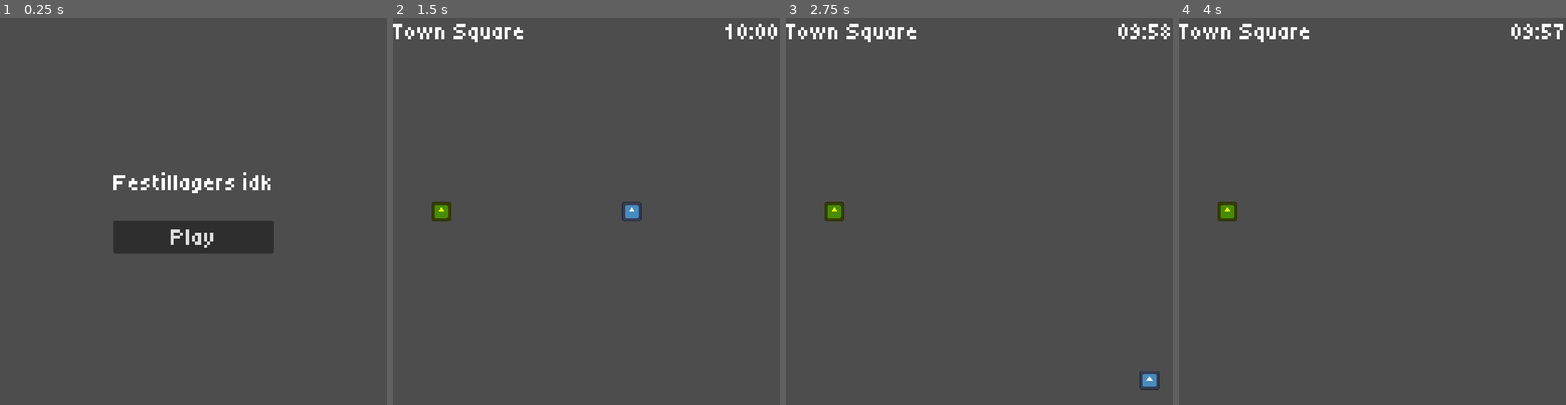
Above: before the commit, frames 1-4 (left to right).
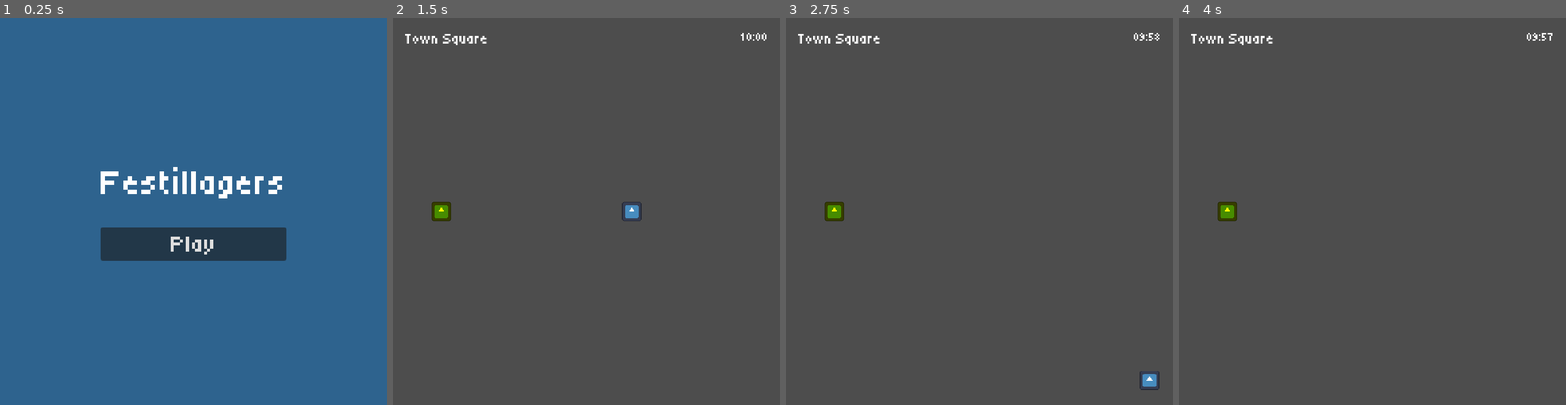
Above: after the commit, the same moments.

Repository: DieserMastro/GMTK-GameJam
Game: Godot game, scene res://core/main/main.tscn
Same seed, same stepped clock (60 frames per second), same inputs: the game is played once before the commit and once after it. The engine's default icon, where the game draws it, is replaced by a stand-in: a white triangle on a blue panel in a dark square.
Inputs:
- Up to frame 1 (0.25 s): no input
- Up to frame 2 (1.5 s): click "Play" at 0.5 s; tap Enter at 1.25 s; hold D (right) from 1.28 s (still down); hold E (interact) from 1.28 s (still down)
- Up to frame 3 (2.75 s): release D (right) at 2.03 s; release E (interact) at 2.03 s; hold S (down) from 2.03 s (still down); tap Shift (run) at 2.1 s
- Up to frame 4 (4 s): release S (down) at 2.78 s; hold D (right) 2.78-3.53 s; tap I at 2.85 s; tap Space at 3.5 s; hold W (up) from 3.53 s (still down); tap E (interact) at 3.6 s

The runs differ from the first frame. In frame 1, 100% of the frame differs, in the area x 0-100%, y 0-100%; in frame 2, 0.8%; in frame 3, 0.9%; in frame 4, 0.9%.

Commit message:
fix: some hud logic

Diff:
--- a/gmtk-game-jam/common/ui/fade_transition/fade_transition.tscn
+++ b/gmtk-game-jam/common/ui/fade_transition/fade_transition.tscn
@@ -3,6 +3,7 @@
 [ext_resource type="Script" uid="uid://r5i522rq1kch" path="res://common/ui/fade_transition/fade_transition.gd" id="1_ef0a5"]
 
 [node name="FadeTransition" type="CanvasLayer" unique_id=988272189]
+layer = 2
 visible = false
 script = ExtResource("1_ef0a5")
 
--- a/gmtk-game-jam/common/ui/huds/town_square_hud.gd
+++ b/gmtk-game-jam/common/ui/huds/hud.gd
@@ -1,6 +1,9 @@
 extends CanvasLayer
 
-@onready var time_left_label: Label = $TimeLeftLabel
+@export var title := "Town Square"
+
+@onready var time_left_label: Label = $MarginContainer/TimeLeftLabel
+@onready var title_label: Label = $MarginContainer/TitleLabel
 
 
 func _init() -> void:
@@ -9,6 +12,7 @@
 
 func _ready() -> void:
 	_on_time_left_changed(GameManager.time_left)
+	title_label.text = title
 
 
 func _on_time_left_changed(time_left: int) -> void:
--- /dev/null
+++ b/gmtk-game-jam/common/ui/huds/hud.tscn
@@ -0,0 +1,27 @@
+[gd_scene format=3 uid="uid://dfy467pphqbvf"]
+
+[ext_resource type="Script" uid="uid://cni7ngvbekblt" path="res://common/ui/huds/hud.gd" id="1_2s4u0"]
+
+[node name="HUD" type="CanvasLayer" unique_id=1935746708]
+script = ExtResource("1_2s4u0")
+
+[node name="MarginContainer" type="MarginContainer" parent="." unique_id=1864772103]
+anchors_preset = 15
+anchor_right = 1.0
+anchor_bottom = 1.0
+grow_horizontal = 2
+grow_vertical = 2
+
+[node name="TimeLeftLabel" type="Label" parent="MarginContainer" unique_id=168906198]
+layout_mode = 2
+size_flags_horizontal = 8
+size_flags_vertical = 0
+theme_type_variation = &"TimerLabel"
+text = "00:00"
+
+[node name="TitleLabel" type="Label" parent="MarginContainer" unique_id=1733014648]
+layout_mode = 2
+size_flags_horizontal = 0
+size_flags_vertical = 0
+theme_type_variation = &"HeaderMedium"
+text = "Town Square"
--- a/gmtk-game-jam/common/ui/huds/town_square_hud.tscn
+++ /dev/null
@@ -1,16 +0,0 @@
-[gd_scene format=3 uid="uid://dfy467pphqbvf"]
-
-[ext_resource type="Script" uid="uid://cni7ngvbekblt" path="res://common/ui/huds/town_square_hud.gd" id="1_2s4u0"]
-
-[node name="TownSquareHUD" type="CanvasLayer" unique_id=1935746708]
-script = ExtResource("1_2s4u0")
-
-[node name="TimeLeftLabel" type="Label" parent="." unique_id=168906198]
-anchors_preset = 5
-anchor_left = 0.5
-anchor_right = 0.5
-offset_left = 184.0
-offset_right = 256.0
-offset_bottom = 36.0
-grow_horizontal = 2
-text = "00:00"
--- a/gmtk-game-jam/common/ui/theme/main_theme.tres
+++ b/gmtk-game-jam/common/ui/theme/main_theme.tres
@@ -2,4 +2,12 @@
 
 [resource]
 default_font_size = 32
-HeaderLarge/font_sizes/font_size = 28
+HeaderLarge/font_sizes/font_size = 48
+HeaderMedium/base_type = &"Label"
+HeaderMedium/font_sizes/font_size = 20
+MarginContainer/constants/margin_bottom = 16
+MarginContainer/constants/margin_left = 16
+MarginContainer/constants/margin_right = 16
+MarginContainer/constants/margin_top = 16
+TimerLabel/base_type = &"Label"
+TimerLabel/font_sizes/font_size = 16
--- a/gmtk-game-jam/game/mini_games/mini_game.tscn
+++ b/gmtk-game-jam/game/mini_games/mini_game.tscn
@@ -2,27 +2,14 @@
 
 [ext_resource type="PackedScene" uid="uid://b0vosv16q7rm7" path="res://game/game.tscn" id="1_hd5nu"]
 [ext_resource type="Script" uid="uid://nhjssway1ymd" path="res://game/mini_games/mini_game.gd" id="2_70amm"]
-[ext_resource type="PackedScene" uid="uid://dfy467pphqbvf" path="res://common/ui/huds/town_square_hud.tscn" id="3_5womt"]
+[ext_resource type="PackedScene" uid="uid://dfy467pphqbvf" path="res://common/ui/huds/hud.tscn" id="3_5womt"]
 [ext_resource type="PackedScene" uid="uid://ch2bvudr6iaf6" path="res://scenes/characters/player/player.tscn" id="4_db6aq"]
 
 [node name="MiniGame" unique_id=431908219 instance=ExtResource("1_hd5nu")]
 script = ExtResource("2_70amm")
 
-[node name="TownSquareHUD" parent="." index="1" unique_id=1935746708 instance=ExtResource("3_5womt")]
+[node name="HUD" parent="." index="1" unique_id=1935746708 instance=ExtResource("3_5womt")]
+title = "Mini Game"
 
-[node name="Label" type="Label" parent="." index="2" unique_id=1724885228]
-anchors_preset = 8
-anchor_left = 0.5
-anchor_top = 0.5
-anchor_right = 0.5
-anchor_bottom = 0.5
-offset_left = -256.0
-offset_top = -256.0
-offset_right = -120.0
-offset_bottom = -220.0
-grow_horizontal = 2
-grow_vertical = 2
-text = "Mini game"
-
-[node name="Player" parent="." index="3" unique_id=505119842 instance=ExtResource("4_db6aq")]
+[node name="Player" parent="." index="2" unique_id=505119842 instance=ExtResource("4_db6aq")]
 position = Vector2(249, 223)
--- a/gmtk-game-jam/game/town_square/town_square.tscn
+++ b/gmtk-game-jam/game/town_square/town_square.tscn
@@ -3,29 +3,15 @@
 [ext_resource type="PackedScene" uid="uid://b0vosv16q7rm7" path="res://game/game.tscn" id="1_g2j7n"]
 [ext_resource type="Script" uid="uid://b325yy04pb0p1" path="res://game/town_square/town_square.gd" id="2_4vpmu"]
 [ext_resource type="PackedScene" uid="uid://ch2bvudr6iaf6" path="res://scenes/characters/player/player.tscn" id="2_em1hl"]
-[ext_resource type="PackedScene" uid="uid://dfy467pphqbvf" path="res://common/ui/huds/town_square_hud.tscn" id="3_68aj7"]
+[ext_resource type="PackedScene" uid="uid://dfy467pphqbvf" path="res://common/ui/huds/hud.tscn" id="3_68aj7"]
 [ext_resource type="PackedScene" uid="uid://cpl4yqbh11u4p" path="res://scenes/characters/npc/npc.tscn" id="5_v3tlx"]
 
 [node name="TownSquare" unique_id=431908219 instance=ExtResource("1_g2j7n")]
 script = ExtResource("2_4vpmu")
 
-[node name="TownSquareHUD" parent="." index="1" unique_id=1935746708 instance=ExtResource("3_68aj7")]
+[node name="HUD" parent="." index="1" unique_id=1935746708 instance=ExtResource("3_68aj7")]
 
-[node name="Label" type="Label" parent="." index="2" unique_id=739712449]
-anchors_preset = 8
-anchor_left = 0.5
-anchor_top = 0.5
-anchor_right = 0.5
-anchor_bottom = 0.5
-offset_left = -256.0
-offset_top = -256.0
-offset_right = -56.0
-offset_bottom = -220.0
-grow_horizontal = 2
-grow_vertical = 2
-text = "Town Square"
-
-[node name="Characters" type="Node2D" parent="." index="3" unique_id=1453516371]
+[node name="Characters" type="Node2D" parent="." index="2" unique_id=1453516371]
 
 [node name="Player" parent="Characters" index="0" unique_id=505119842 instance=ExtResource("2_em1hl")]
 position = Vector2(256, 256)
--- a/gmtk-game-jam/scenes/menus/main_menu/main_menu.tscn
+++ b/gmtk-game-jam/scenes/menus/main_menu/main_menu.tscn
@@ -11,6 +11,15 @@
 grow_horizontal = 2
 grow_vertical = 2
 script = ExtResource("1_flk2s")
+
+[node name="ColorRect" type="ColorRect" parent="." unique_id=2093736484]
+layout_mode = 1
+anchors_preset = 15
+anchor_right = 1.0
+anchor_bottom = 1.0
+grow_horizontal = 2
+grow_vertical = 2
+color = Color(0, 0.5254902, 0.95686275, 0.39215687)
 
 [node name="VBoxContainer" type="VBoxContainer" parent="." unique_id=1538717278]
 layout_mode = 1
@@ -30,7 +39,8 @@
 [node name="Title" type="Label" parent="VBoxContainer" unique_id=940601011]
 layout_mode = 2
 theme = ExtResource("2_gm7d7")
-text = "Festillagers idk"
+theme_type_variation = &"HeaderLarge"
+text = "Festillagers"
 
 [node name="PlayButton" type="Button" parent="VBoxContainer" unique_id=1197479089]
 layout_mode = 2
Renamed: gmtk-game-jam/common/ui/huds/town_square_hud.gd.uid -> gmtk-game-jam/common/ui/huds/hud.gd.uid
